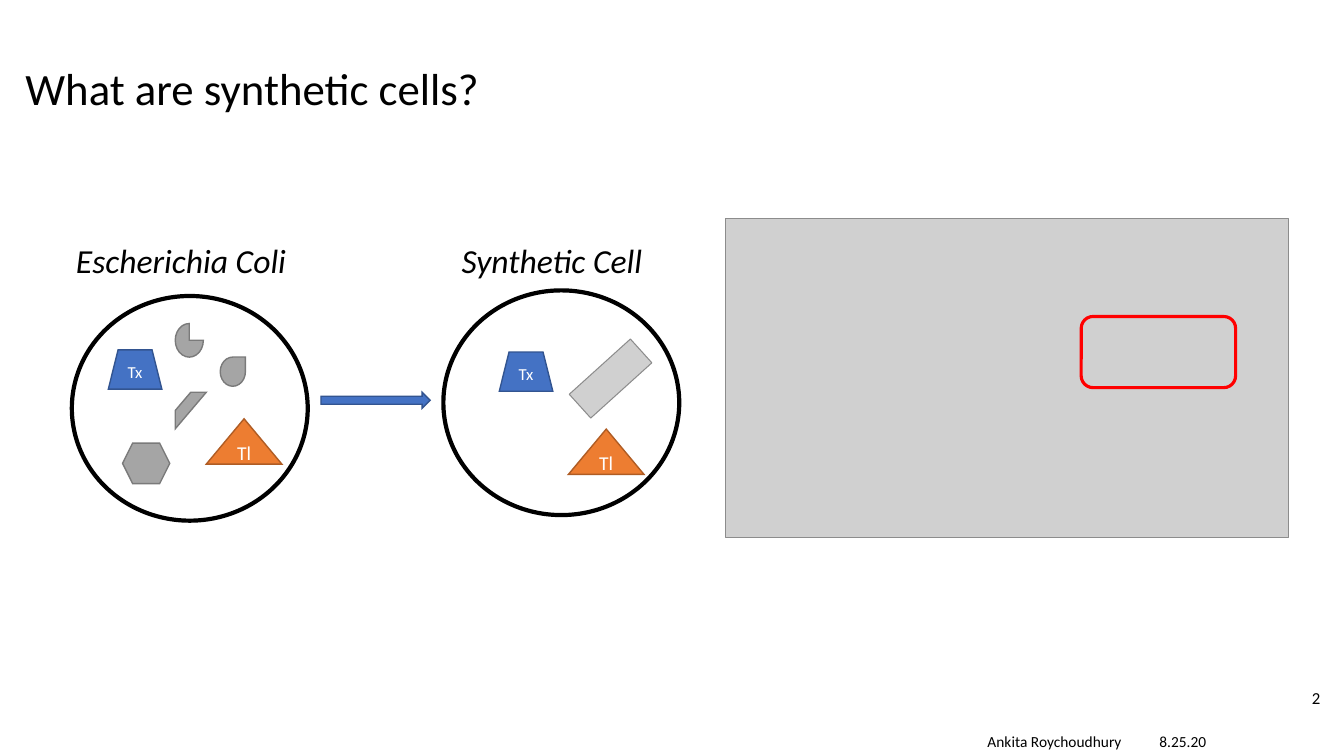
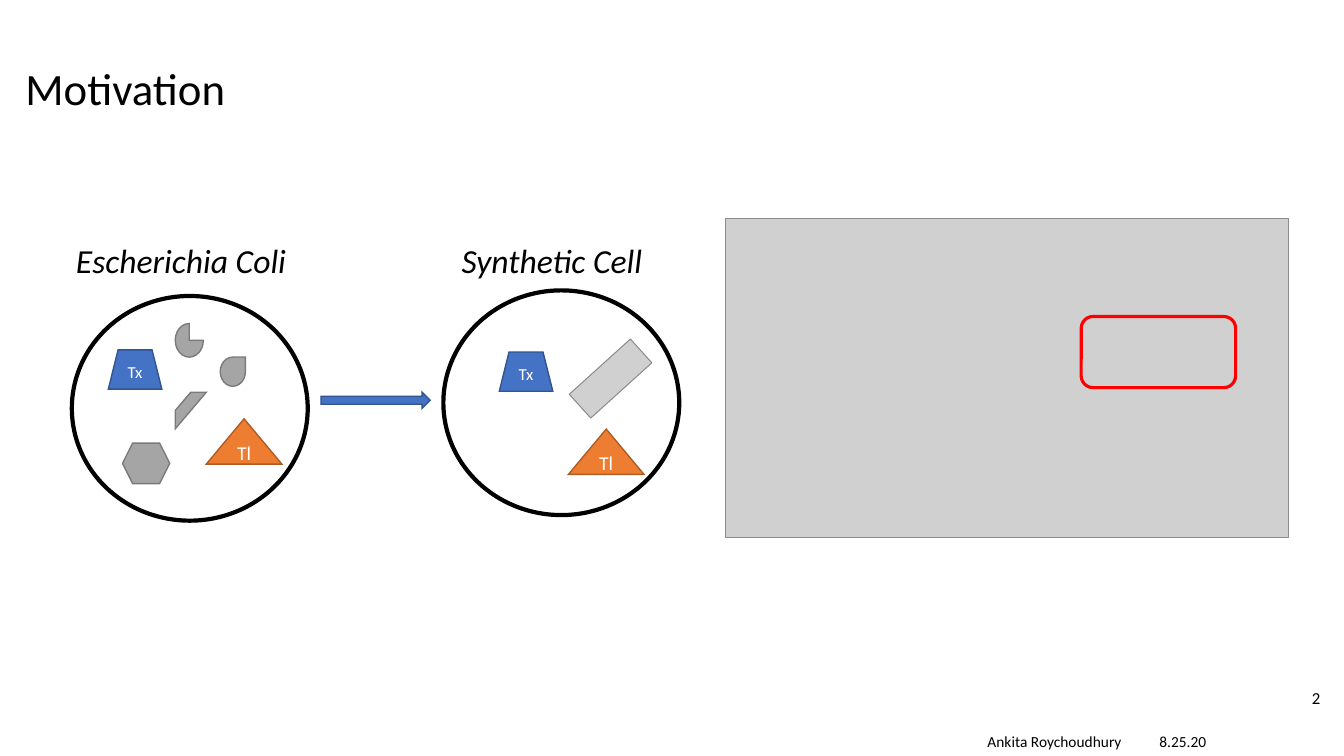
Before and after one commit to AnkitaRoychoudhury/ug_murray, a slide deck: slide 2 of miscellaneous/presentations/20200825_labmtg.pptx. Drawn at 1344x756 pixels with LibreOffice and Linux fonts; fonts in the diff are those of the drawing; grey boxes stand for pictures; background and template pictures are left out. Boxes give left, top, right and bottom in pixels: in the first picture for what was removed or moved away, otherwise in the second. Text is boxed around its words. In the diff, an @@ line names an element or a change of style, - is before the commit and + after.

```diff
--- a/miscellaneous/presentations/20200825_labmtg.pptx
+++ b/miscellaneous/presentations/20200825_labmtg.pptx
@@ title at [25,74,225,106]: text changed @@
-What are synthetic cells?
+Motivation
```
Also in this commit, not shown: 7 other slides changed, 11 other files.
